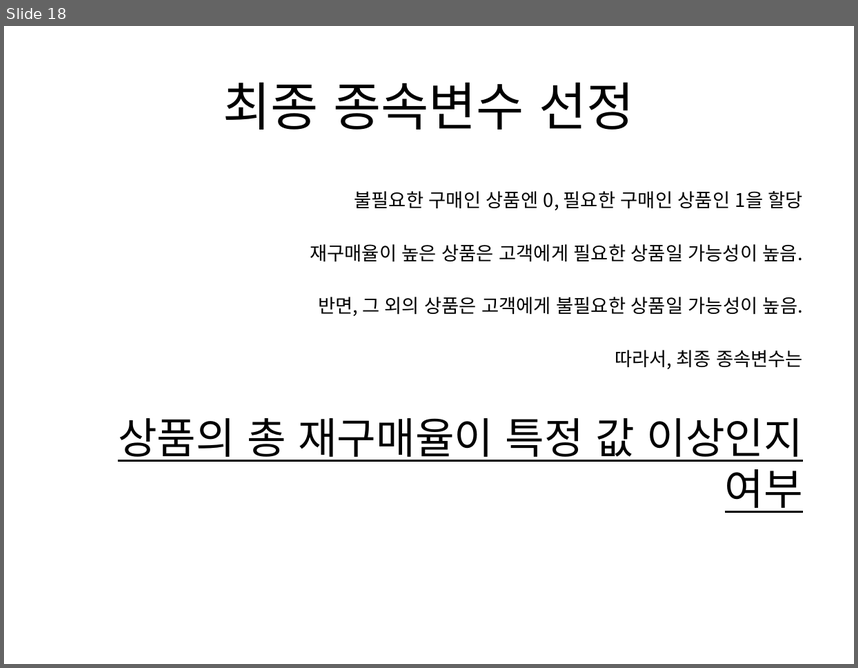
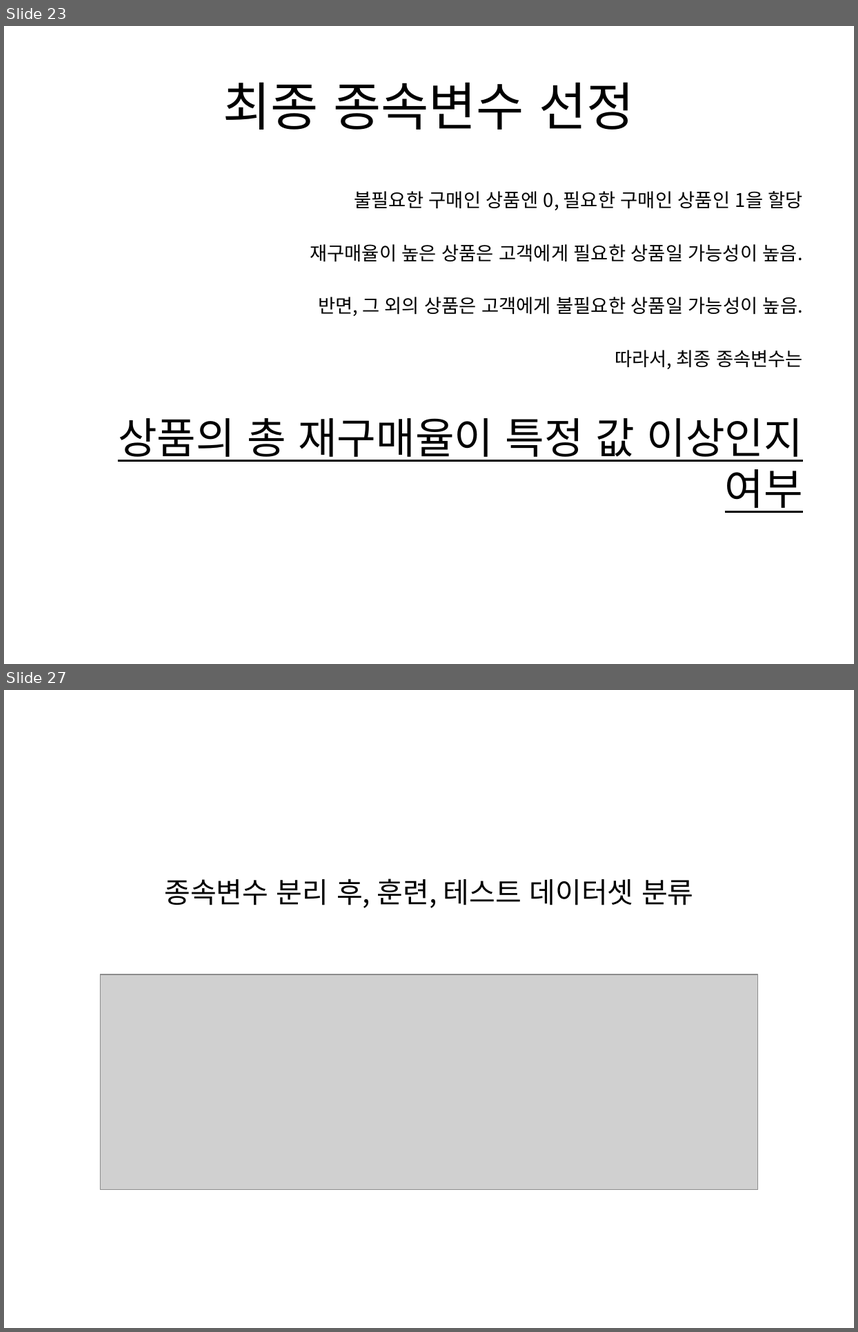
Before and after one commit to WasVelinn/1stPerSonalProjecT, a slide deck: 프레젠테이션1.pptx. Shown one above the other, each under a label of ours: slide 18 before the commit, slides 23 and 27 after it; the slides between them are not shown. The pictures are 858x668 and 858x1332 pixels, drawn with LibreOffice and Linux fonts; fonts in the diff are those of the drawing; grey boxes stand for pictures. Boxes give left, top, right and bottom in pixels: in the first picture for what was removed or moved away, otherwise in the second. Text is boxed around its words. In the diff, an @@ line names an element or a change of style, - is before the commit and + after.

```diff
--- a/프레젠테이션1.pptx
+++ b/프레젠테이션1.pptx
@@ slide 27 added at bbox=[4, 690, 854, 1328], background #FFFFFF @@
@@ title added at bbox=[164, 878, 694, 908], 24 pt, text #000000 @@
+종속변수 분리 후, 훈련, 테스트 데이터셋 분류
@@ picture added at bbox=[100, 974, 757, 1189] @@
@@ what was slide 18 is now slide 23 @@
```
Also in this commit, not shown: 3 slides changed, 5 other slides added, 1 slide removed, 12 other files.
